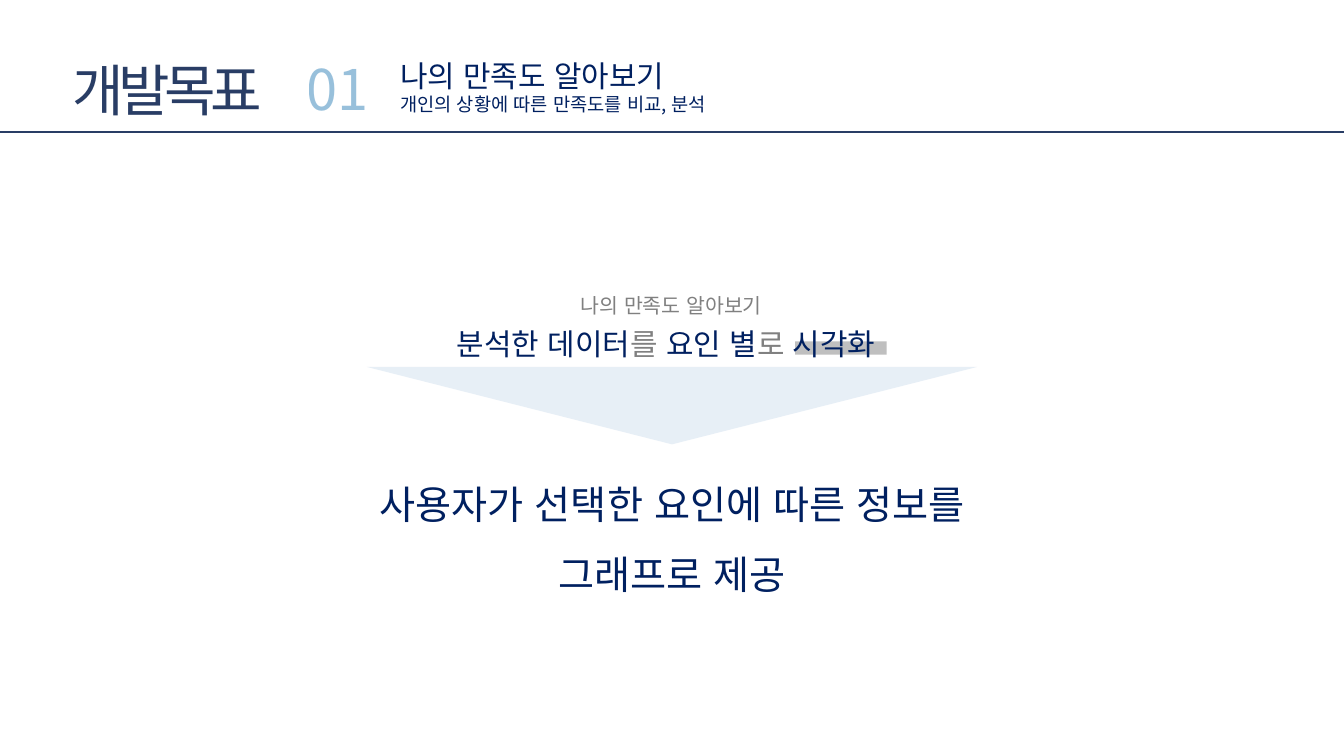
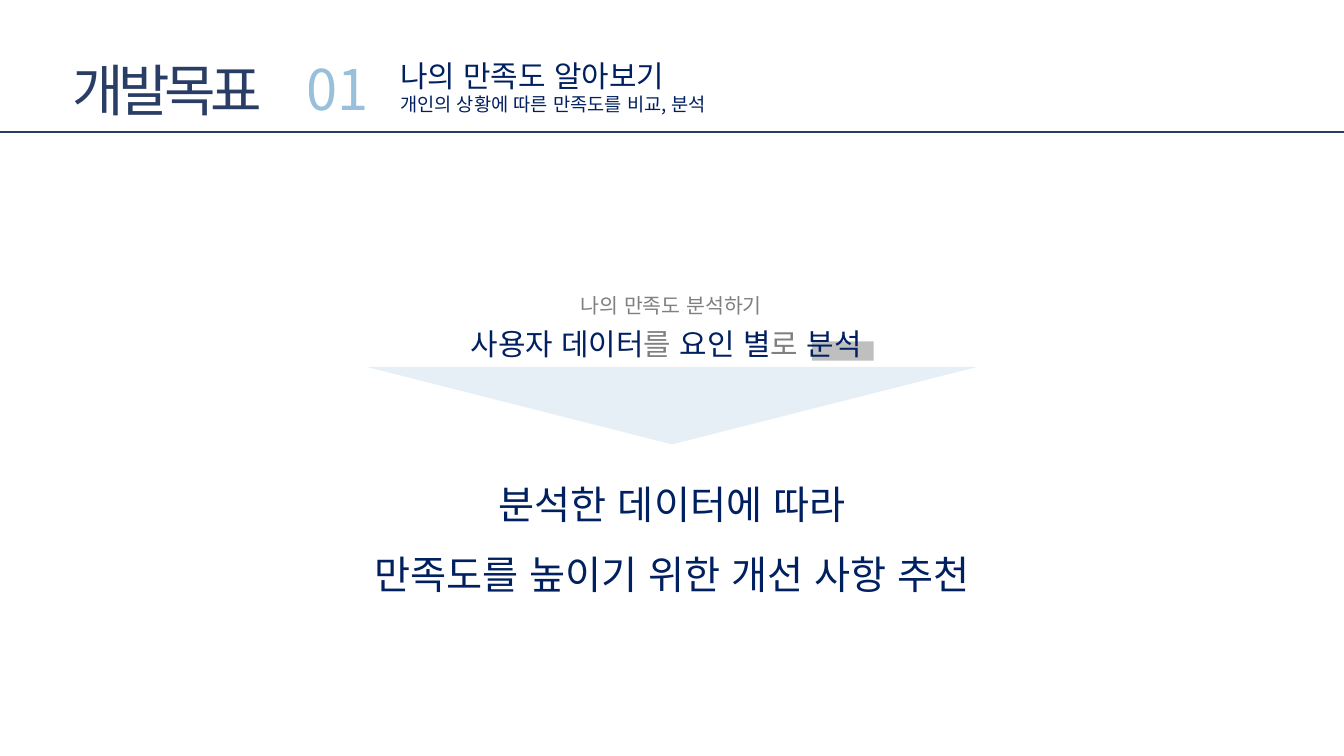
Before and after one commit to FourKong/Project_jh, a slide deck: slide 7 of portfolio/프로젝트 기획서_ver1.1.pptx. Drawn at 1344x756 pixels with LibreOffice and Linux fonts; fonts in the diff are those of the drawing. Boxes give left, top, right and bottom in pixels: in the first picture for what was removed or moved away, otherwise in the second. Text is boxed around its words. In the diff, an @@ line names an element or a change of style, - is before the commit and + after.

```diff
--- a/portfolio/프로젝트 기획서_ver1.1.pptx
+++ b/portfolio/프로젝트 기획서_ver1.1.pptx
@@ text at [581, 296, 761, 315]: text changed @@
-나의 만족도 알아보기
+나의 만족도 분석하기
@@ text at [471, 325, 862, 363]: text changed @@
-분석한 데이터를 요인 별로 시각화
+사용자 데이터를 요인 별로 분석
@@ rectangle: place and size @@
-rectangle at [795, 341, 886, 355]
+rectangle at [812, 341, 874, 361]
@@ text at [374, 486, 970, 592]: text changed @@
-사용자가 선택한 요인에 따른 정보를
-그래프로 제공
+분석한 데이터에 따라
+만족도를 높이기 위한 개선 사항 추천
```
Also in this commit, not shown: 4 other slides changed.
